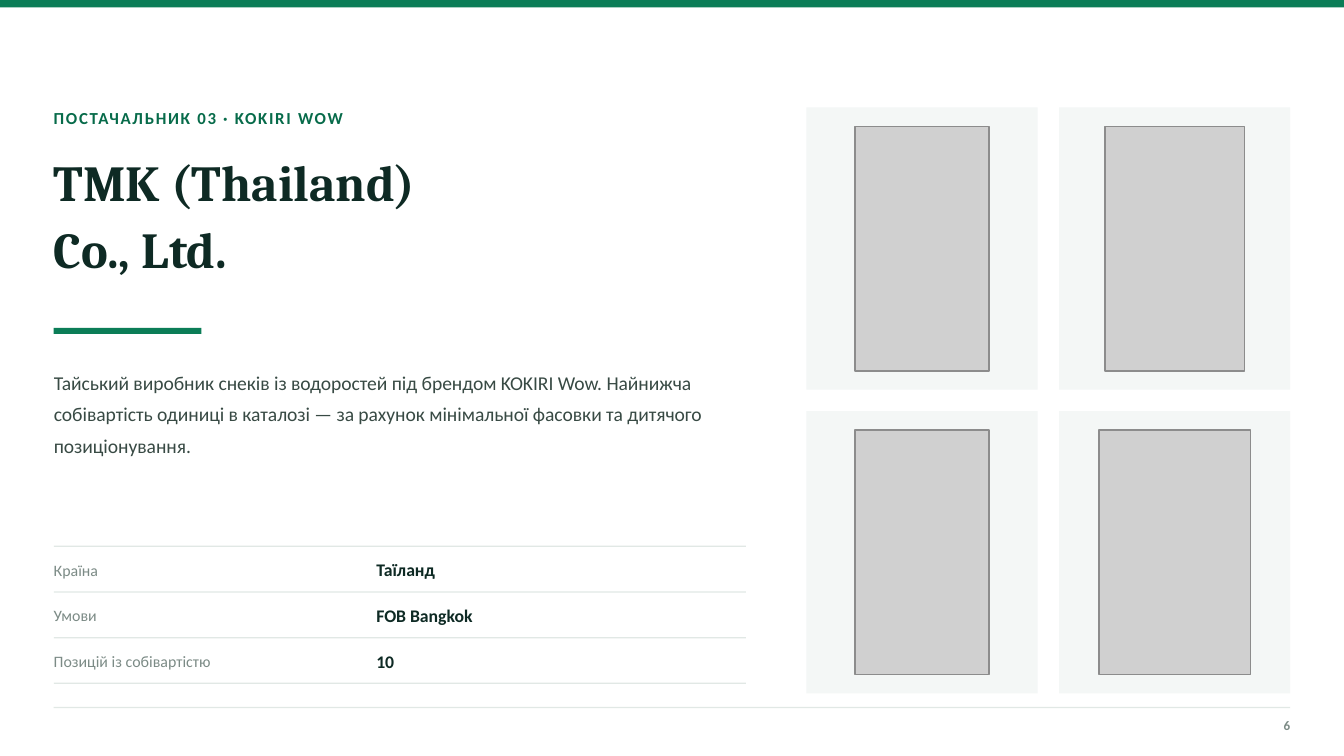
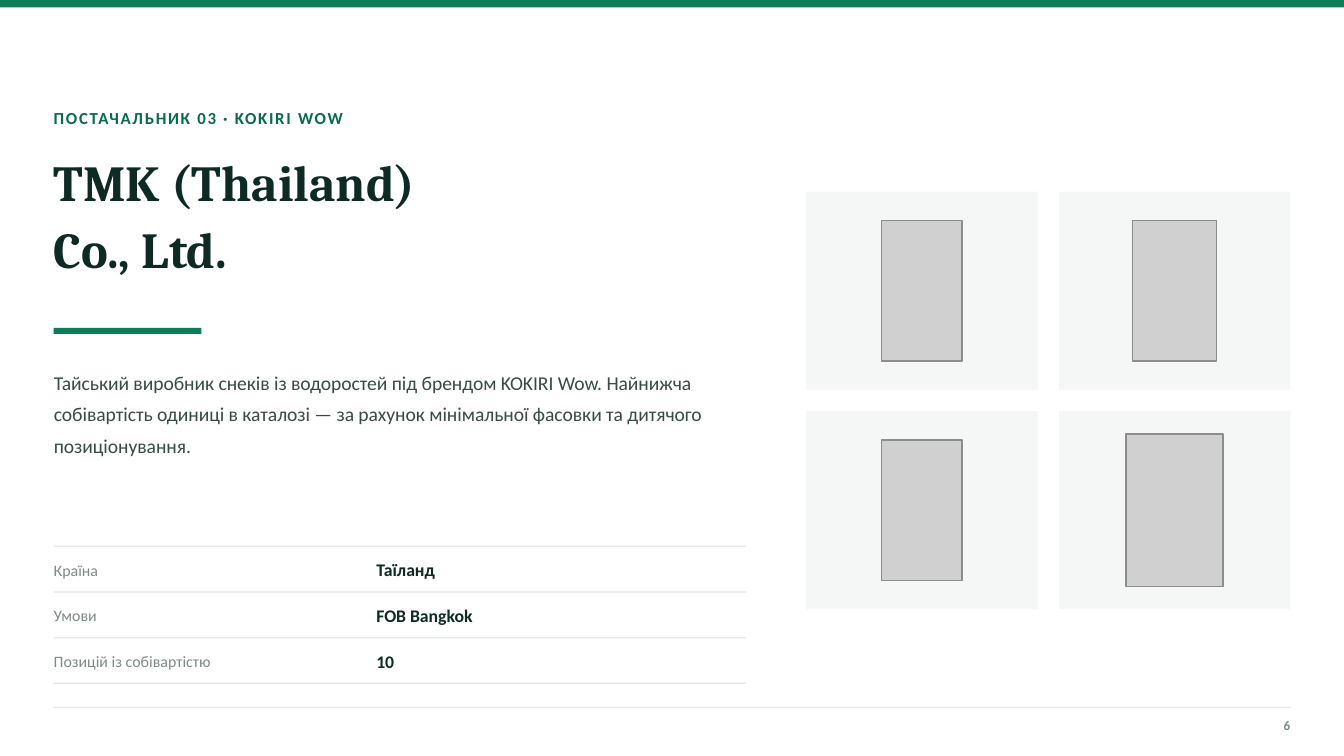
Before and after one commit to IllyaChaplygin/Chaplygin-Illya, a slide deck: slide 6 of presentation/Постачальники_снеків_собівартість.pptx. Drawn at 1344x756 pixels with LibreOffice and Linux fonts; fonts in the diff are those of the drawing; grey boxes stand for pictures. Boxes give left, top, right and bottom in pixels: in the first picture for what was removed or moved away, otherwise in the second. Text is boxed around its words. In the diff, an @@ line names an element or a change of style, - is before the commit and + after.

```diff
--- a/presentation/Постачальники_снеків_собівартість.pptx
+++ b/presentation/Постачальники_снеків_собівартість.pptx
@@ rectangle: place and size @@
-rectangle at (806,108,1038,390)
+rectangle at (806,192,1038,390)
@@ rectangle: place and size @@
-rectangle at (1059,108,1290,390)
+rectangle at (1059,192,1290,390)
@@ picture: place and size @@
-picture at (855,126,989,371)
+picture at (882,220,962,360)
@@ picture: place and size @@
-picture at (1105,126,1245,371)
+picture at (1133,220,1216,360)
@@ rectangle: place and size @@
-rectangle at (806,411,1038,694)
+rectangle at (806,411,1038,609)
@@ rectangle: place and size @@
-rectangle at (1059,411,1290,694)
+rectangle at (1059,411,1290,609)
@@ picture: place and size @@
-picture at (855,430,989,675)
+picture at (882,439,962,579)
@@ picture: place and size @@
-picture at (1099,430,1251,675)
+picture at (1126,434,1223,586)
```
Also in this commit, not shown: 12 other slides changed, 1 slide removed, 45 other files.
